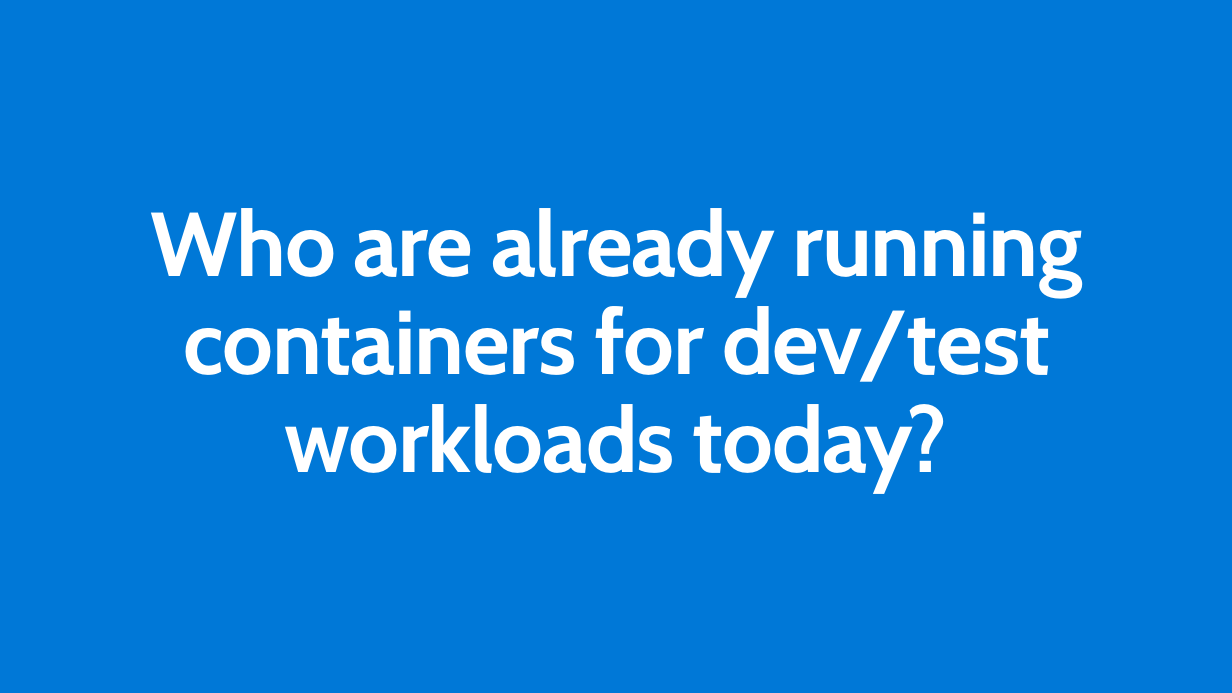
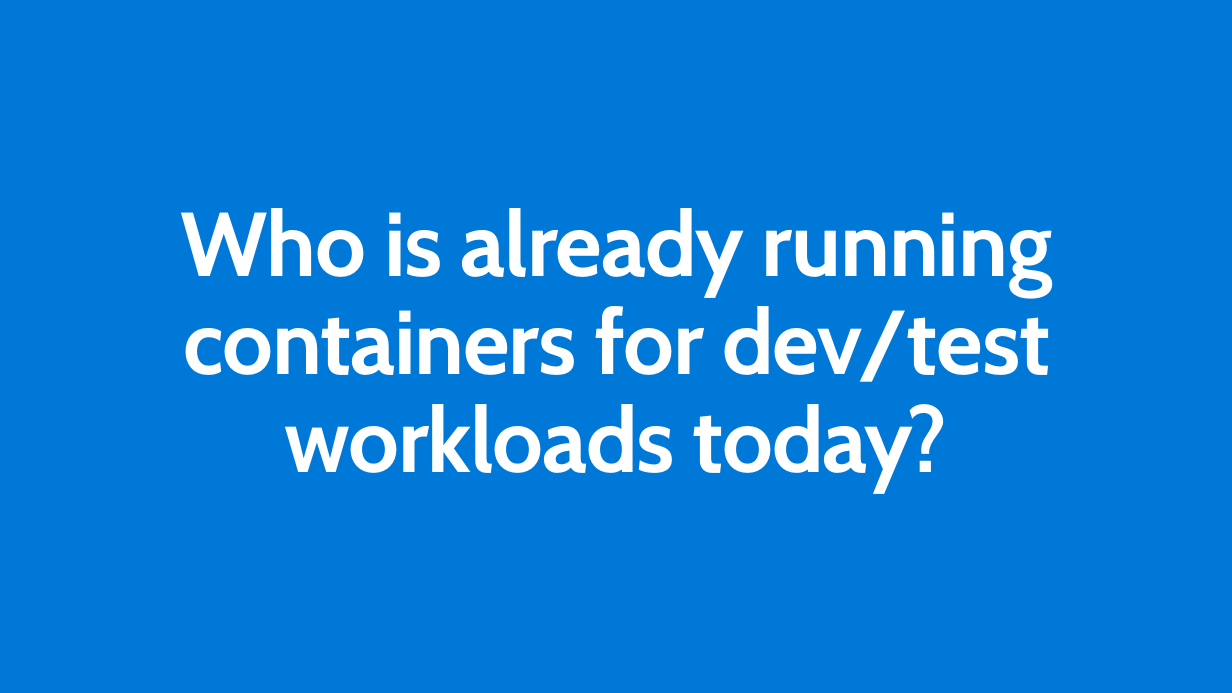
Before and after one commit to ActiveSolution/aiw-cloud-native, a slide deck: slide 15 of AIW Cloud Native.pptx. Drawn at 1232x693 pixels with LibreOffice and Linux fonts; fonts in the diff are those of the drawing. Boxes give left, top, right and bottom in pixels: in the first picture for what was removed or moved away, otherwise in the second. Text is boxed around its words. In the diff, an @@ line names an element or a change of style, - is before the commit and + after.

```diff
--- a/AIW Cloud Native.pptx
+++ b/AIW Cloud Native.pptx
@@ title at bbox=[181, 208, 1053, 492]: text changed @@
-Who are already running containers for dev/test workloads today?
+Who is already running containers for dev/test workloads today?
```
Also in this commit, not shown: 6 other slides changed, 2 slides added.
